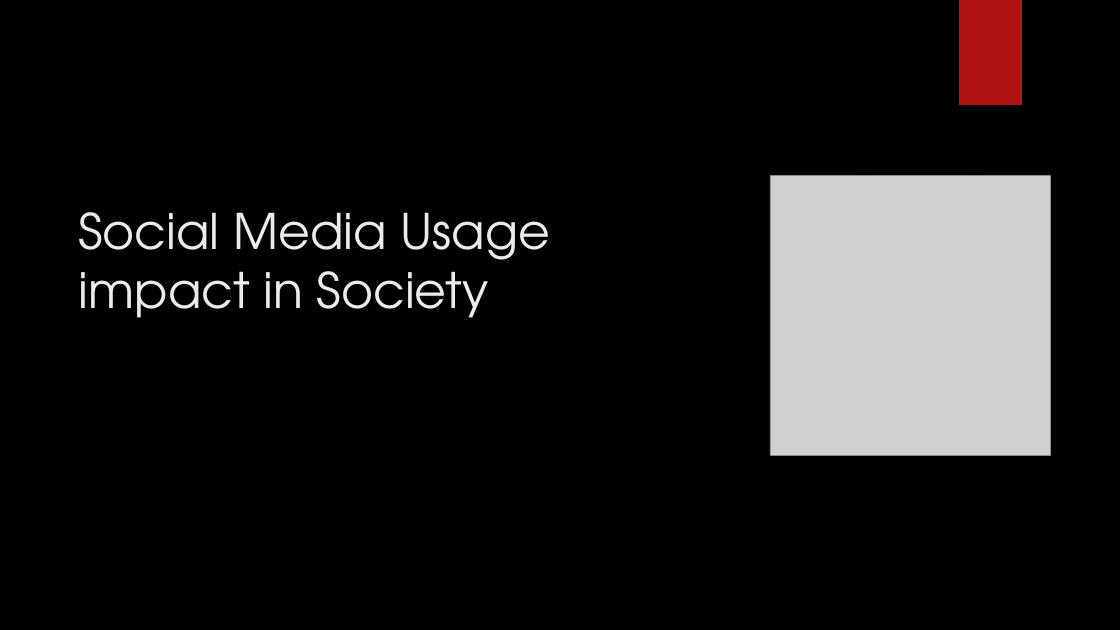
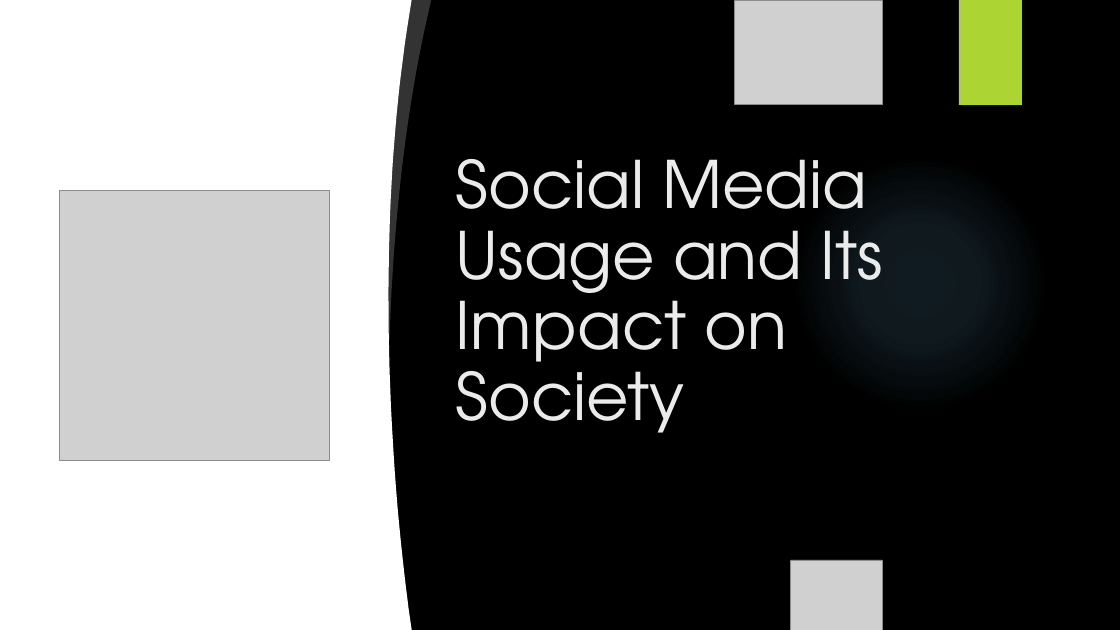
Before and after one commit to ludmilagd/SocialMediaUsageImpact, a slide deck: slide 2 of SocialMediaSuicideRate.pptx. Drawn at 1120x630 pixels with LibreOffice and Linux fonts; fonts in the diff are those of the drawing; grey boxes stand for pictures; background and template pictures are left out. Boxes give left, top, right and bottom in pixels: in the first picture for what was removed or moved away, otherwise in the second. Text is boxed around its words. In the diff, an @@ line names an element or a change of style, - is before the commit and + after.

Commit message:
Add plots for individual social media platforms

```diff
--- a/SocialMediaSuicideRate.pptx
+++ b/SocialMediaSuicideRate.pptx
@@ rectangle added at bbox=[0, 0, 329, 630], fill #FFFFFF @@
@@ freeform shape added at bbox=[289, 0, 412, 630], fill #FFFFFF @@
@@ freeform shape added at bbox=[380, 0, 431, 341], fill #FFFFFF at 20% opacity @@
@@ picture added at bbox=[735, 0, 882, 105] @@
@@ rectangle removed at bbox=[959, 0, 1022, 105] @@
@@ rectangle added at bbox=[959, 0, 1022, 105], fill #ACD433 @@
@@ title at bbox=[456, 159, 883, 433]: text changed; size 42 to 56 pt @@
-Social Media Usage impact in Society
+Social Media Usage and Its Impact on Society
@@ ellipse at bbox=[791, 154, 1049, 413]: fill gradient #50B9C1 to gradient #7AC4F0 @@
@@ ellipse added at bbox=[791, 154, 1049, 413], fill gradient #7AC4F0 @@
@@ picture: place and size @@
-picture at bbox=[770, 175, 1050, 455]
+picture at bbox=[60, 191, 329, 460]
@@ picture added at bbox=[0, 245, 371, 630] @@
@@ picture added at bbox=[0, 266, 139, 483] @@
@@ picture added at bbox=[791, 560, 882, 630] @@
```
Also in this commit, not shown: 10 other slides changed, 3 slides added, 2 slides removed, 40 other files.
